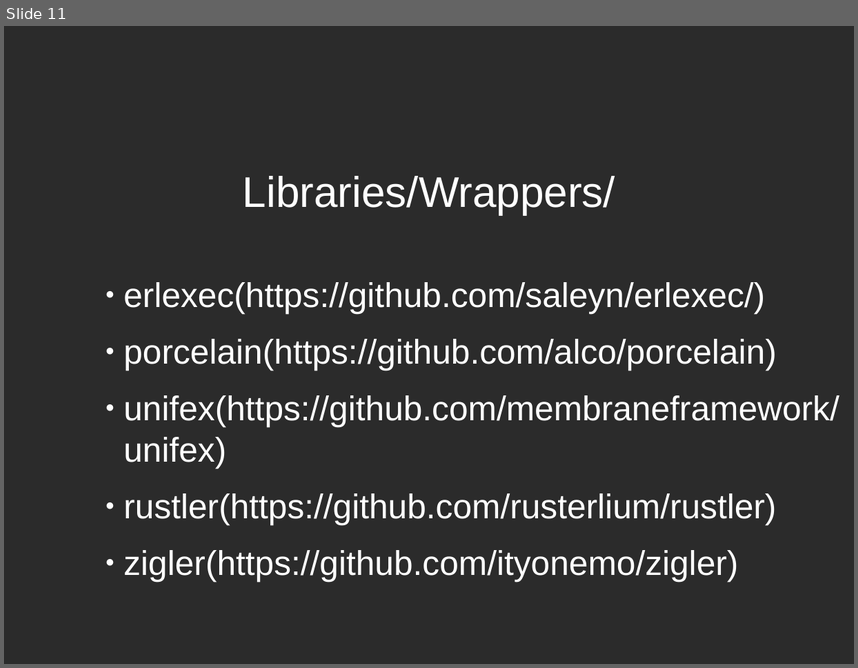
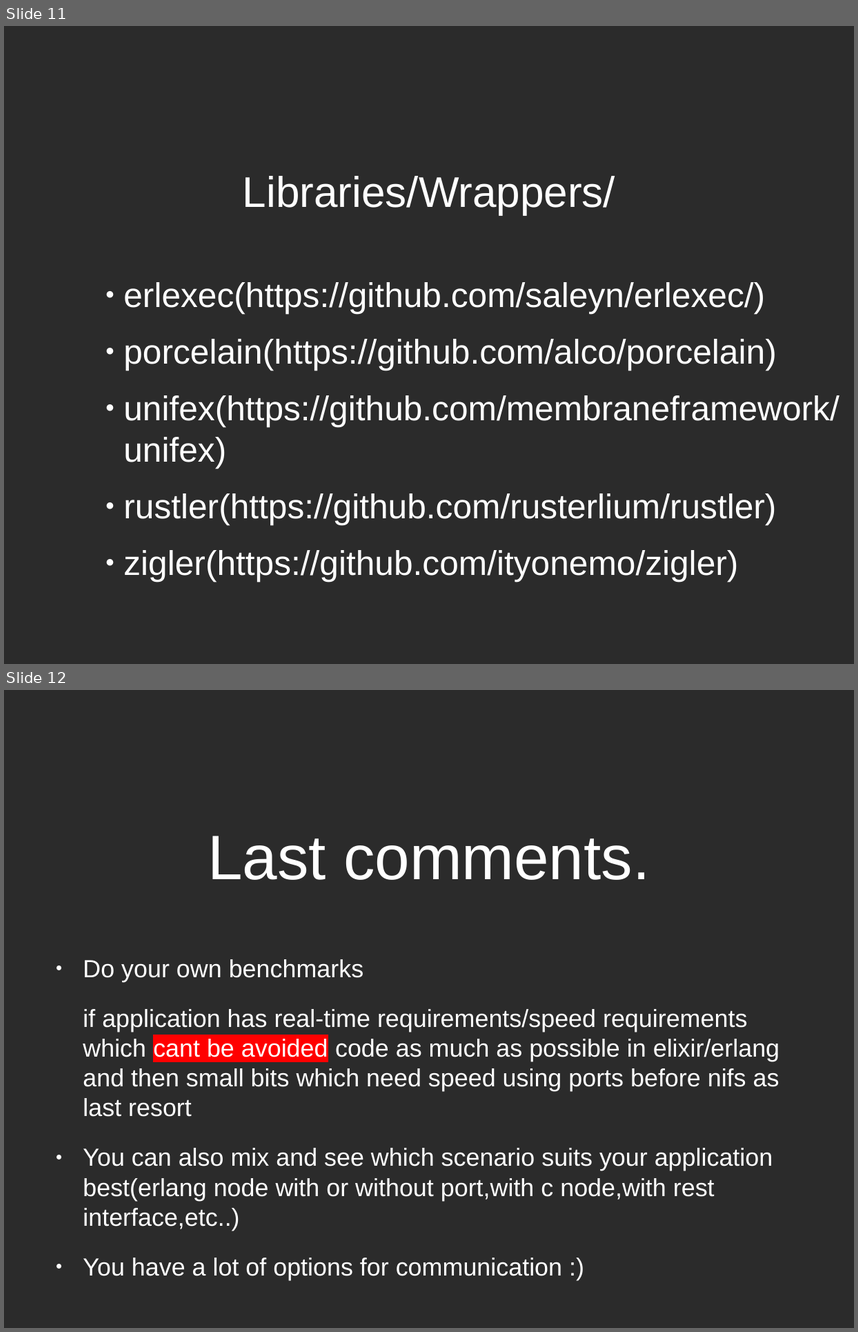
Before and after one commit to nayibor/outside_world_talk, a slide deck: talking to outside world.odp. Shown one above the other, each under a label of ours: slide 11 before the commit, slides 11 and 12 after it. The pictures are 858x668 and 858x1332 pixels, drawn with LibreOffice and Linux fonts; fonts in the diff are those of the drawing; background and template pictures are left out; a plain dark background stands for a picture behind light text. Boxes give left, top, right and bottom in pixels: in the first picture for what was removed or moved away, otherwise in the second. Text is boxed around its words. In the diff, an @@ line names an element or a change of style, - is before the commit and + after.

```diff
--- a/talking to outside world.odp
+++ b/talking to outside world.odp
@@ slide 12 added at <box>4,690,854,1328</box>, background picture (left out) @@
@@ title added at <box>208,836,650,880</box>, 58.6 pt, text #FFFFFF @@
+Last comments.
@@ text added at <box>83,959,780,1280</box>, 23.1 pt, text #FFFFFF @@
+● Do your own benchmarks
+if application has real-time requirements/speed requirements which cant be avoided code as much as possible in elixir/erlang and then small bits which need speed using ports before nifs as last resort
+● You can also mix and see which scenario suits your application best(erlang node with or without port,with c node,with rest interface,etc..)
+● You have a lot of options for communication :)
```
Also in this commit, not shown: 5 slides changed.
